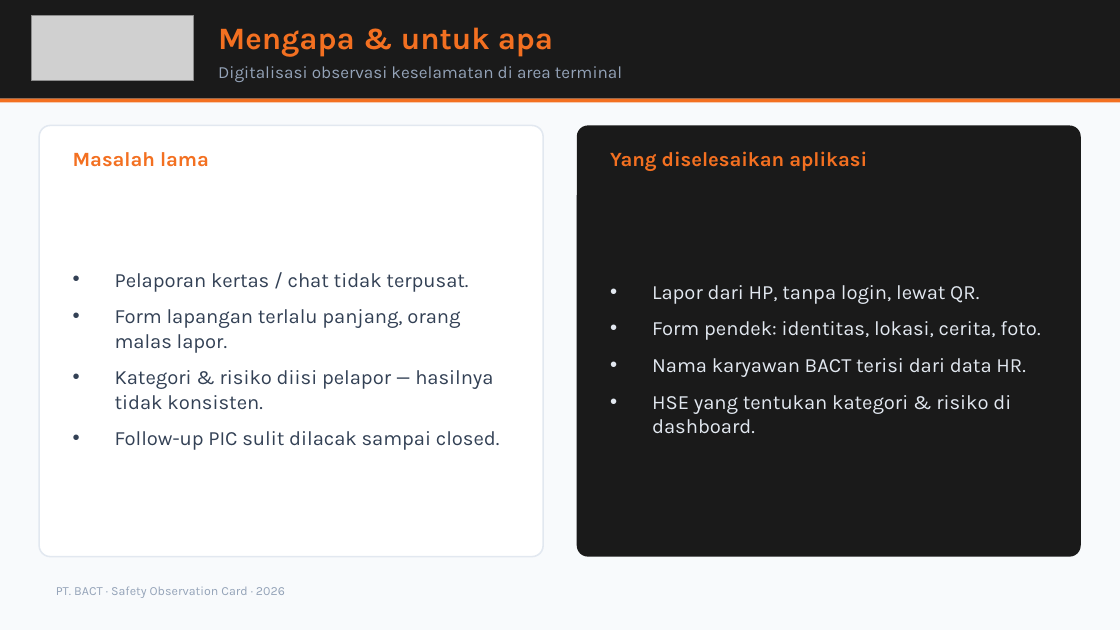
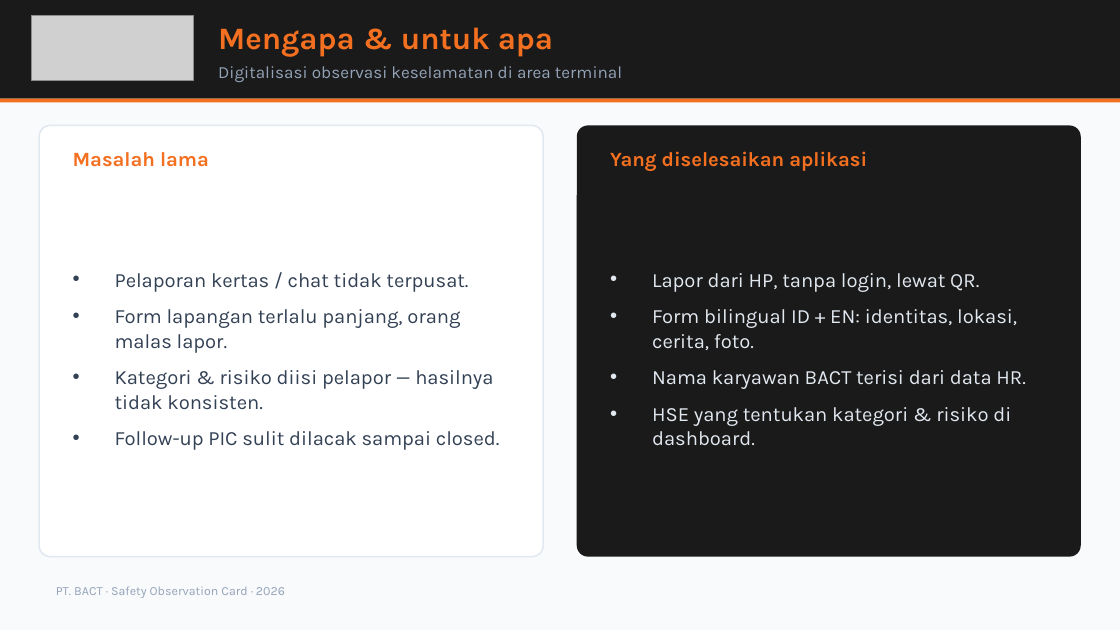
Before and after one commit to msatibi32/bact-safety-observation-modern, a slide deck: slide 3 of supabase/BACT-SOC-Presentasi-HSE.pptx. Drawn at 1120x630 pixels with LibreOffice and Linux fonts; fonts in the diff are those of the drawing; grey boxes stand for pictures. Boxes give left, top, right and bottom in pixels: in the first picture for what was removed or moved away, otherwise in the second. Text is boxed around its words. In the diff, an @@ line names an element or a change of style, - is before the commit and + after.

```diff
--- a/supabase/BACT-SOC-Presentasi-HSE.pptx
+++ b/supabase/BACT-SOC-Presentasi-HSE.pptx
@@ text at [652, 309, 1017, 350]: text changed @@
-• Form pendek: identitas, lokasi, cerita, foto.
+• Form bilingual ID + EN: identitas, lokasi, cerita, foto.
```
Also in this commit, not shown: 5 other slides changed, 23 other files.
